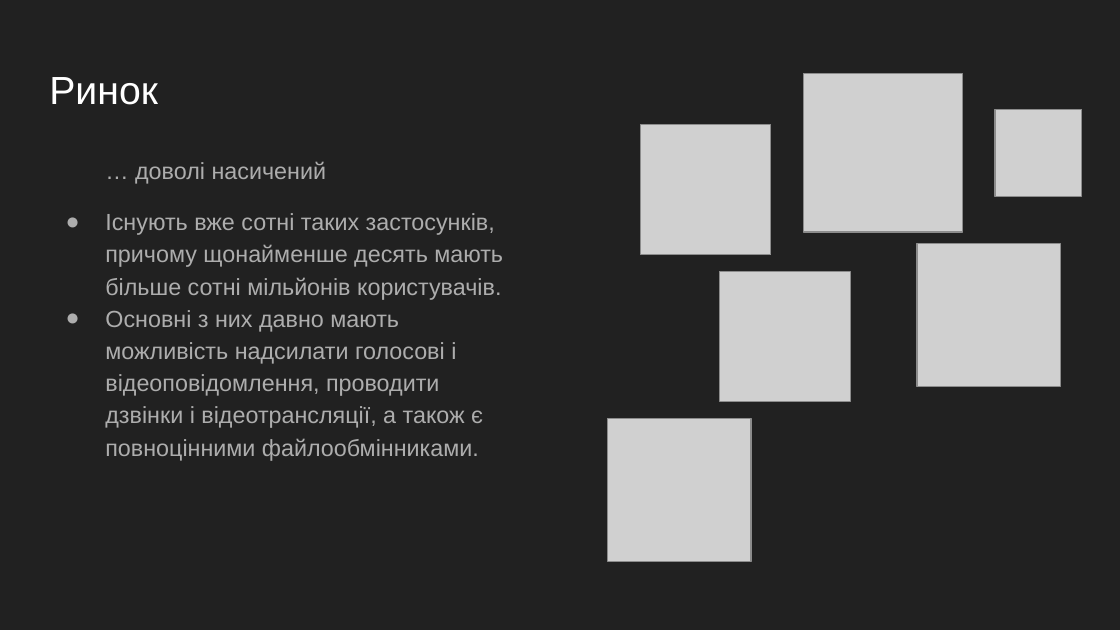
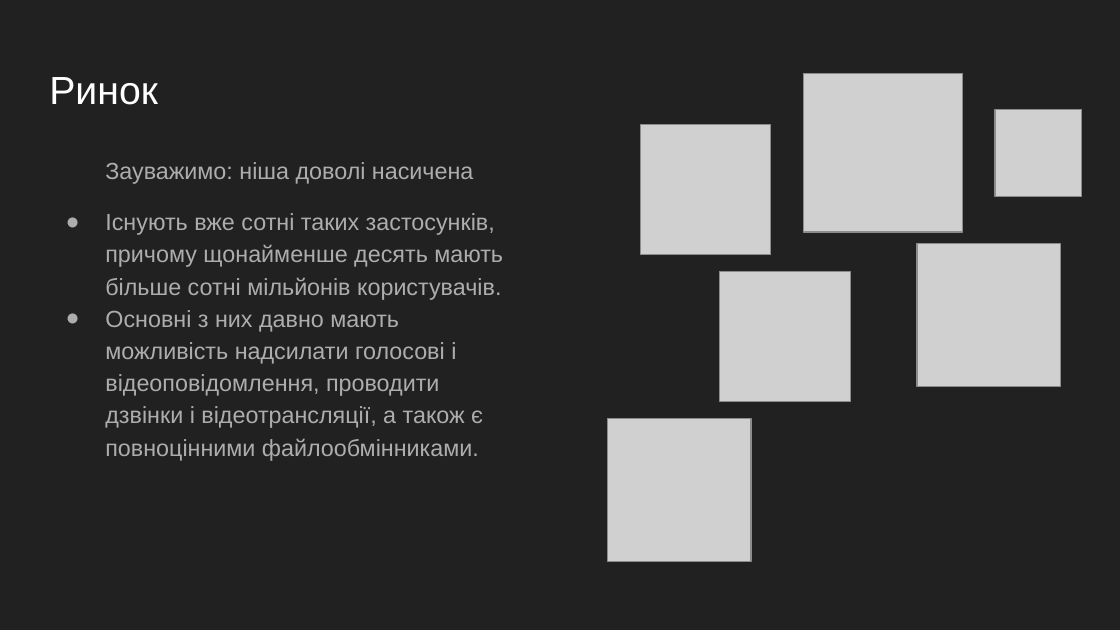
Before and after one commit to witalikh/JustAnotherMessagingApp, a slide deck: slide 5 of Documents/Just Another Messaging App.pptx. Drawn at 1120x630 pixels with LibreOffice and Linux fonts; fonts in the diff are those of the drawing; grey boxes stand for pictures. Boxes give left, top, right and bottom in pixels: in the first picture for what was removed or moved away, otherwise in the second. Text is boxed around its words. In the diff, an @@ line names an element or a change of style, - is before the commit and + after.

```diff
--- a/Documents/Just Another Messaging App.pptx
+++ b/Documents/Just Another Messaging App.pptx
@@ text at [105, 162, 473, 184]: text changed @@
-… доволі насичений
+Зауважимо: ніша доволі насичена
```
Also in this commit, not shown: 2 other slides changed.
